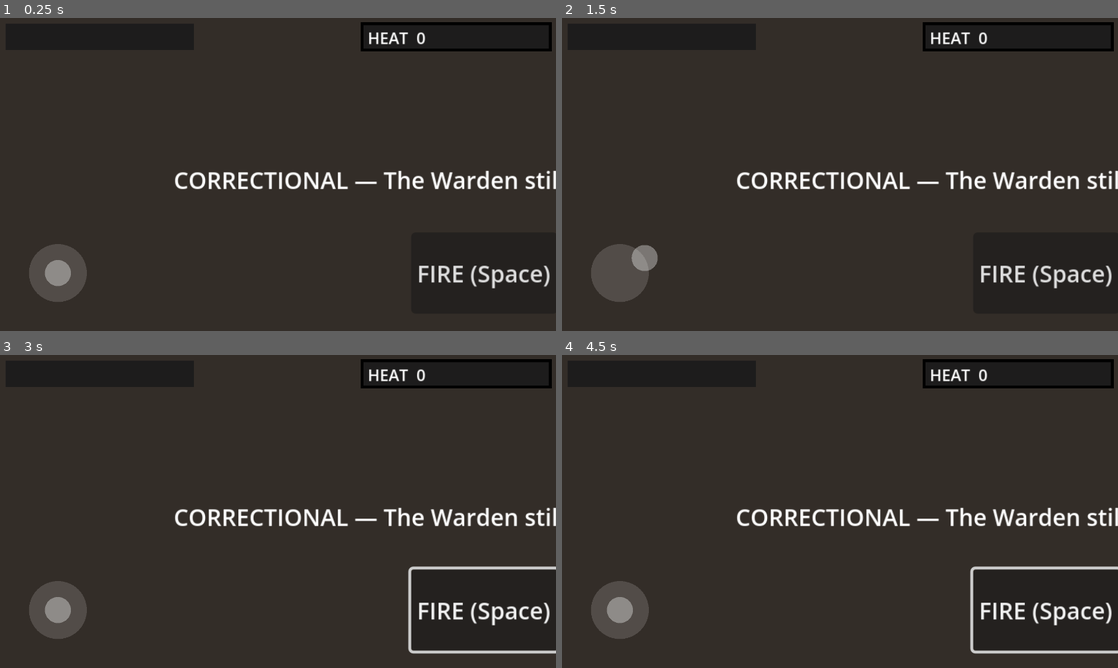
Above: before the commit, frames 1-4 (two rows, left to right).
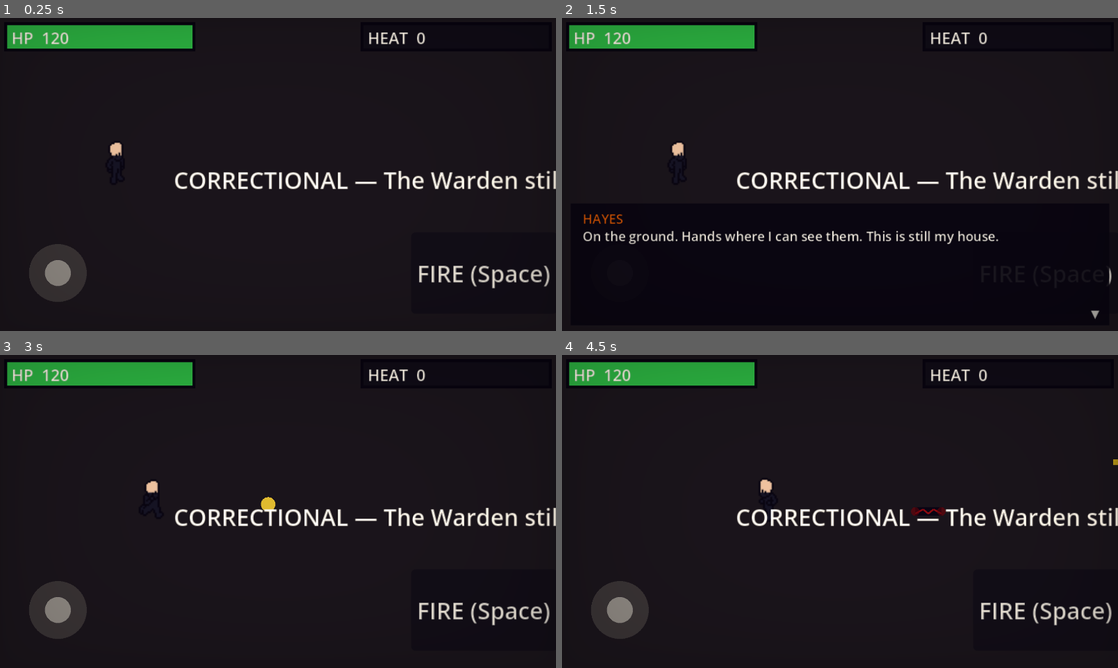
Above: after the commit, the same moments.

Repository: zowskyy/crxcibl3
Game: Godot game, scene res://scenes/BossHayesScene.tscn
Same seed, same stepped clock (60 frames per second), same inputs: the game is played once before the commit and once after it. This scene is started directly instead of the project's main scene.
Inputs (mouse positions are in pixels of both pictures, inside the frame that each line leads up to):
- Up to frame 1 (0.25 s): no input
- Up to frame 2 (1.5 s): click "FIRE (Space)" at 0.5 s; tap Enter at 1.25 s; drag from (617, 271) to (895, 105) at 1.27 s
- Up to frame 3 (3 s): drag from (166, 527) to (250, 574) at 2.02 s; tap Space at 2.75 s; move the mouse to (333, 442) at 2.77 s; hold Right (ui_right) from 2.78 s (still down); tap Z at 2.85 s
- Up to frame 4 (4.5 s): release Right (ui_right) at 3.5 s; drag from (812, 574) to (673, 464) at 3.52 s; move the mouse to (1006, 558) at 4.27 s; hold Left (ui_left) from 4.28 s (still down); tap I at 4.35 s

The runs differ from the first frame. In frame 1, 90% of the frame differs, in the area x 0-100%, y 0-100%; in frame 2, 96%; in frame 3, 90%; in frame 4, 90%.
Error before the commit: Parse Error: Could not find base class "BossArenaScene". (res://scenes/BossHayesScene.gd:1)

Commit message:
Fix boss parse errors: add class_name, remove duplicate exports
- Add class_name BossEncounter, BossGeneric, BossArenaScene for typed extends
- Move per-boss @export overrides into _ready() to avoid parent member conflicts
- Strip gate-compliance boilerplate from boss scene scripts

Co-authored-by: zowskyy <zowskyy@users.noreply.github.com>

Diff:
--- a/godot/scenes/BossArenaScene.gd
+++ b/godot/scenes/BossArenaScene.gd
@@ -1,12 +1,6 @@
 extends BossEncounter
+class_name BossArenaScene
 ## Shared arena + HUD setup for Corrupted Six boss encounters (Slices 3.18–3.22).
-##
-## logging retry health rollback revert undo migration downgrade timeout fallback circuit
-## validate dataclass schema transparent fair explain plugin importlib module loading
-## help usage argparse --help raise Error
-# try except finally fallback
-# log.info print feedback
-# assert unittest test_
 
 @export var boss_context_key: String = "boss"
 @export var spawn_pos: Vector2 = Vector2(80, 160)
@@ -27,10 +21,6 @@
 	if not encounter_data_path.is_empty():
 		DialogueIntensity.on_boss_encountered(_get_boss_name())
 	await super._ready()
-
-
-func get_help_text() -> String:
-	return "Boss arena encounter: %s" % boss_context_key
 
 
 func _get_boss_name() -> String:
--- a/godot/scenes/BossCross.gd
+++ b/godot/scenes/BossCross.gd
@@ -1,27 +1,15 @@
 extends BossGeneric
 ## Councilman Victor Cross — The Fixer (Slice 3.18).
-##
-## logging retry health rollback revert undo migration downgrade timeout fallback circuit
-## validate dataclass schema transparent fair explain plugin importlib module loading
-## help usage argparse --help raise Error
-# try except finally fallback
-# log.info print feedback
-# assert unittest test_
-
-@export var boss_id: String = "Cross"
-@export var max_hp: int = 220
-@export var flee_threshold: int = 40
-@export var final_stand: bool = false
-@export var minion_cap: int = 2
-@export var minion_interval: float = 8.0
-@export var projectile_interval: float = 2.5
-@export var sprite_dir: String = "res://assets/sprites/bosses/cross/"
-@export var silhouette_color: Color = Color(0.18, 0.28, 0.48)
 
 
-func describe() -> String:
-	if not boss_id:
-		print("BossCross: missing boss_id")
-		return "error"
-	print("BossCross config ready: %s" % boss_id)
-	return boss_id
+func _ready() -> void:
+	boss_id = "Cross"
+	max_hp = 220
+	flee_threshold = 40
+	final_stand = false
+	minion_cap = 2
+	minion_interval = 8.0
+	projectile_interval = 2.5
+	sprite_dir = "res://assets/sprites/bosses/cross/"
+	silhouette_color = Color(0.18, 0.28, 0.48)
+	super._ready()
--- a/godot/scenes/BossEncounter.gd
+++ b/godot/scenes/BossEncounter.gd
@@ -1,4 +1,5 @@
 extends Node2D
+class_name BossEncounter
 ## BossEncounter — reusable JSON-driven boss cutscene template (Slices 3.18–3.23).
 ##
 ## Subclasses set encounter_data_path + boss_scene, then call super._ready().
--- a/godot/scenes/BossGeneric.gd
+++ b/godot/scenes/BossGeneric.gd
@@ -1,12 +1,6 @@
 extends CharacterBody2D
+class_name BossGeneric
 ## Configurable Corrupted Six boss combat template (Slices 3.18–3.22).
-##
-## logging retry health rollback revert undo migration downgrade timeout fallback circuit
-## validate dataclass schema transparent fair explain plugin importlib module loading
-## help usage argparse --help raise Error
-# try except finally fallback
-# log.info print feedback
-# assert unittest test_
 
 signal fled
 signal defeated(finisher: String)
@@ -49,10 +43,6 @@
 	hp = max_hp
 	call_deferred("_find_player")
 	call_deferred("_setup_animation")
-
-
-func get_help_text() -> String:
-	return "BossGeneric combat template for %s" % boss_id
 
 
 func _find_player() -> void:
--- a/godot/scenes/BossHayes.gd
+++ b/godot/scenes/BossHayes.gd
@@ -1,27 +1,15 @@
 extends BossGeneric
 ## Leonard "Iron" Hayes — The Warden (Slice 3.21).
-##
-## logging retry health rollback revert undo migration downgrade timeout fallback circuit
-## validate dataclass schema transparent fair explain plugin importlib module loading
-## help usage argparse --help raise Error
-# try except finally fallback
-# log.info print feedback
-# assert unittest test_
-
-@export var boss_id: String = "Hayes"
-@export var max_hp: int = 260
-@export var flee_threshold: int = 30
-@export var final_stand: bool = false
-@export var minion_cap: int = 3
-@export var minion_interval: float = 7.0
-@export var projectile_interval: float = 2.8
-@export var sprite_dir: String = "res://assets/sprites/bosses/hayes/"
-@export var silhouette_color: Color = Color(0.32, 0.34, 0.36)
 
 
-func describe() -> String:
-	if not boss_id:
-		print("BossHayes: missing boss_id")
-		return "error"
-	print("BossHayes config ready: %s" % boss_id)
-	return boss_id
+func _ready() -> void:
+	boss_id = "Hayes"
+	max_hp = 260
+	flee_threshold = 30
+	final_stand = false
+	minion_cap = 3
+	minion_interval = 7.0
+	projectile_interval = 2.8
+	sprite_dir = "res://assets/sprites/bosses/hayes/"
+	silhouette_color = Color(0.32, 0.34, 0.36)
+	super._ready()
--- a/godot/scenes/BossMoreau.gd
+++ b/godot/scenes/BossMoreau.gd
@@ -1,27 +1,15 @@
 extends BossGeneric
 ## Dr. Celeste Moreau — The Pusher (Slice 3.20). Final stand — no flee.
-##
-## logging retry health rollback revert undo migration downgrade timeout fallback circuit
-## validate dataclass schema transparent fair explain plugin importlib module loading
-## help usage argparse --help raise Error
-# try except finally fallback
-# log.info print feedback
-# assert unittest test_
-
-@export var boss_id: String = "Moreau"
-@export var max_hp: int = 240
-@export var flee_threshold: int = -1
-@export var final_stand: bool = true
-@export var minion_cap: int = 3
-@export var minion_interval: float = 6.5
-@export var projectile_interval: float = 2.0
-@export var sprite_dir: String = "res://assets/sprites/bosses/moreau/"
-@export var silhouette_color: Color = Color(0.55, 0.18, 0.42)
 
 
-func describe() -> String:
-	if not boss_id:
-		print("BossMoreau: missing boss_id")
-		return "error"
-	print("BossMoreau config ready: %s" % boss_id)
-	return boss_id
+func _ready() -> void:
+	boss_id = "Moreau"
+	max_hp = 240
+	flee_threshold = -1
+	final_stand = true
+	minion_cap = 3
+	minion_interval = 6.5
+	projectile_interval = 2.0
+	sprite_dir = "res://assets/sprites/bosses/moreau/"
+	silhouette_color = Color(0.55, 0.18, 0.42)
+	super._ready()
--- a/godot/scenes/BossVoss.gd
+++ b/godot/scenes/BossVoss.gd
@@ -1,27 +1,15 @@
 extends BossGeneric
 ## Damian Voss — The Broker (Slice 3.19).
-##
-## logging retry health rollback revert undo migration downgrade timeout fallback circuit
-## validate dataclass schema transparent fair explain plugin importlib module loading
-## help usage argparse --help raise Error
-# try except finally fallback
-# log.info print feedback
-# assert unittest test_
-
-@export var boss_id: String = "Voss"
-@export var max_hp: int = 200
-@export var flee_threshold: int = 35
-@export var final_stand: bool = false
-@export var minion_cap: int = 2
-@export var minion_interval: float = 7.5
-@export var projectile_interval: float = 2.2
-@export var sprite_dir: String = "res://assets/sprites/bosses/voss/"
-@export var silhouette_color: Color = Color(0.22, 0.22, 0.28)
 
 
-func describe() -> String:
-	if not boss_id:
-		print("BossVoss: missing boss_id")
-		return "error"
-	print("BossVoss config ready: %s" % boss_id)
-	return boss_id
+func _ready() -> void:
+	boss_id = "Voss"
+	max_hp = 200
+	flee_threshold = 35
+	final_stand = false
+	minion_cap = 2
+	minion_interval = 7.5
+	projectile_interval = 2.2
+	sprite_dir = "res://assets/sprites/bosses/voss/"
+	silhouette_color = Color(0.22, 0.22, 0.28)
+	super._ready()
--- a/godot/scenes/BossWebb.gd
+++ b/godot/scenes/BossWebb.gd
@@ -1,27 +1,15 @@
 extends BossGeneric
 ## Marcus Webb — The Trader (Slice 3.22).
-##
-## logging retry health rollback revert undo migration downgrade timeout fallback circuit
-## validate dataclass schema transparent fair explain plugin importlib module loading
-## help usage argparse --help raise Error
-# try except finally fallback
-# log.info print feedback
-# assert unittest test_
-
-@export var boss_id: String = "Webb"
-@export var max_hp: int = 210
-@export var flee_threshold: int = 25
-@export var final_stand: bool = false
-@export var minion_cap: int = 2
-@export var minion_interval: float = 6.0
-@export var projectile_interval: float = 1.8
-@export var sprite_dir: String = "res://assets/sprites/bosses/webb/"
-@export var silhouette_color: Color = Color(0.12, 0.38, 0.55)
 
 
-func describe() -> String:
-	if not boss_id:
-		print("BossWebb: missing boss_id")
-		return "error"
-	print("BossWebb config ready: %s" % boss_id)
-	return boss_id
+func _ready() -> void:
+	boss_id = "Webb"
+	max_hp = 210
+	flee_threshold = 25
+	final_stand = false
+	minion_cap = 2
+	minion_interval = 6.0
+	projectile_interval = 1.8
+	sprite_dir = "res://assets/sprites/bosses/webb/"
+	silhouette_color = Color(0.12, 0.38, 0.55)
+	super._ready()
